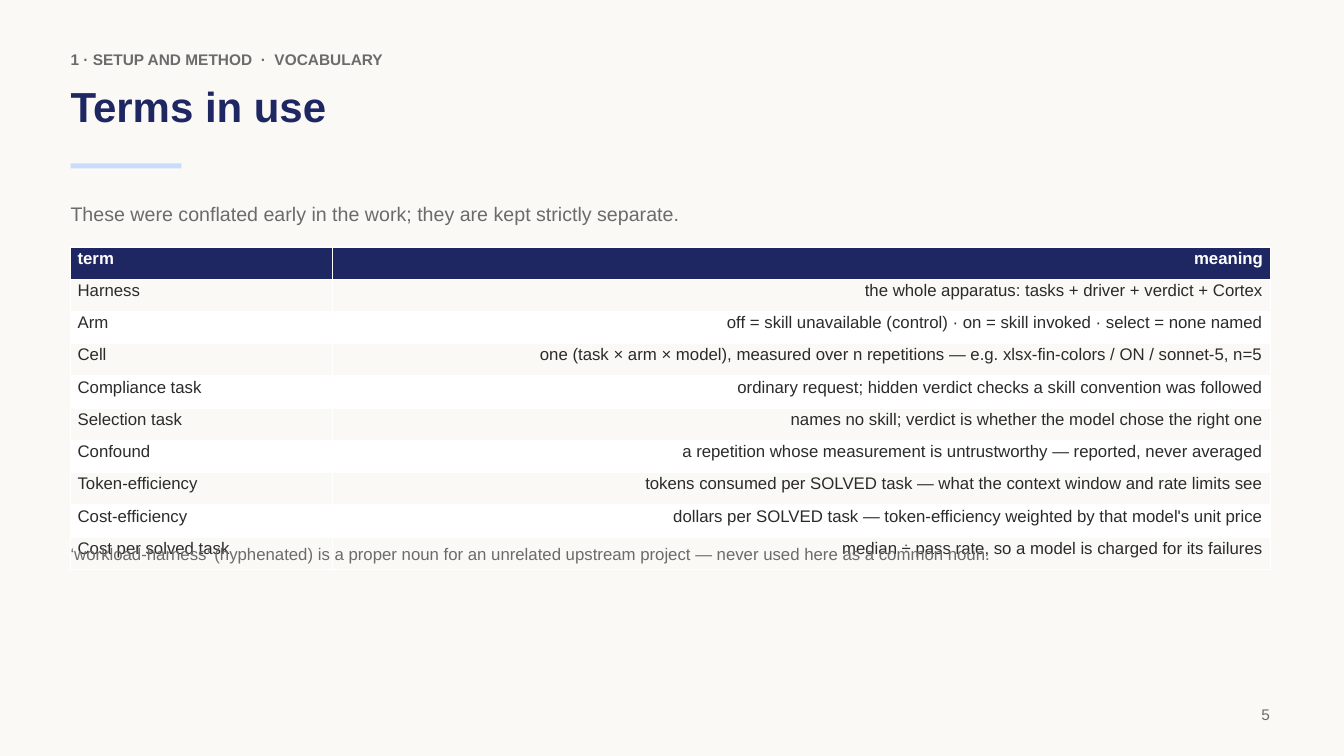
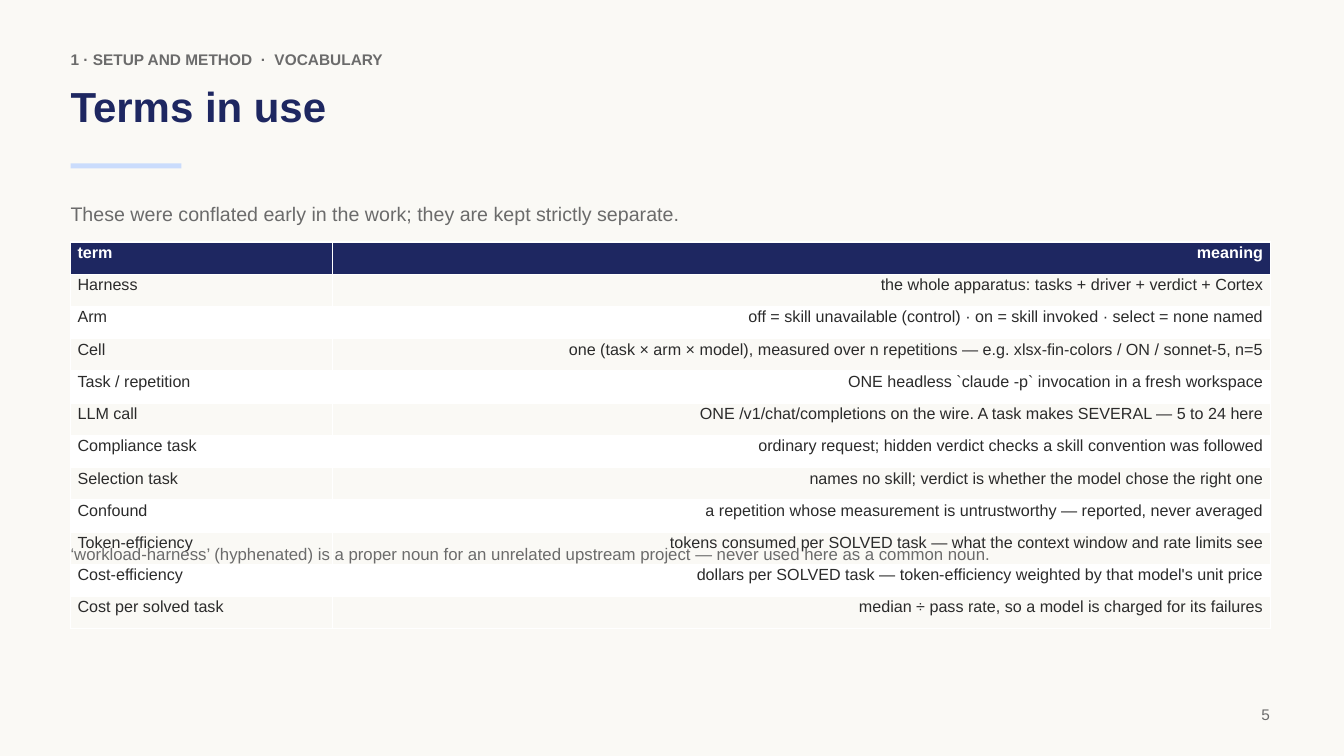
Before and after one commit to rossoctl/autobench-claudecode, a slide deck: slide 5 of results/autobench-claudecode-summary.pptx. Drawn at 1344x756 pixels with LibreOffice and Linux fonts; fonts in the diff are those of the drawing. Boxes give left, top, right and bottom in pixels: in the first picture for what was removed or moved away, otherwise in the second. Text is boxed around its words. In the diff, an @@ line names an element or a change of style, - is before the commit and + after.

```diff
--- a/results/autobench-claudecode-summary.pptx
+++ b/results/autobench-claudecode-summary.pptx
@@ table at <box>71,242,1270,629</box> @@
+row 5: Task / repetition | ONE headless `claude -p` invocation in a fresh workspace
+row 6: LLM call | ONE /v1/chat/completions on the wire. A task makes SEVERAL — 5 to 24 here
@@ table: place and size @@
-table at <box>71,247,1270,570</box>
+table at <box>71,242,1270,629</box>
```
Also in this commit, not shown: 3 other slides changed, 5 other files.
